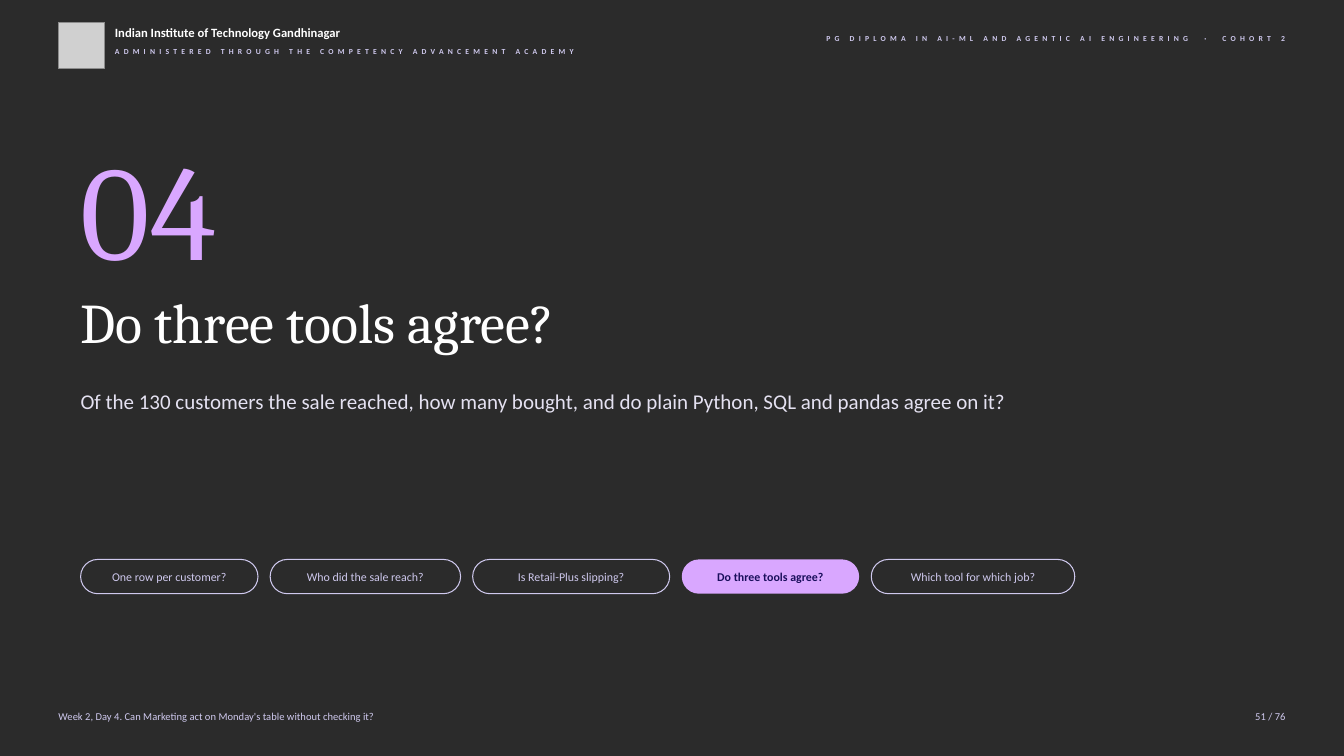
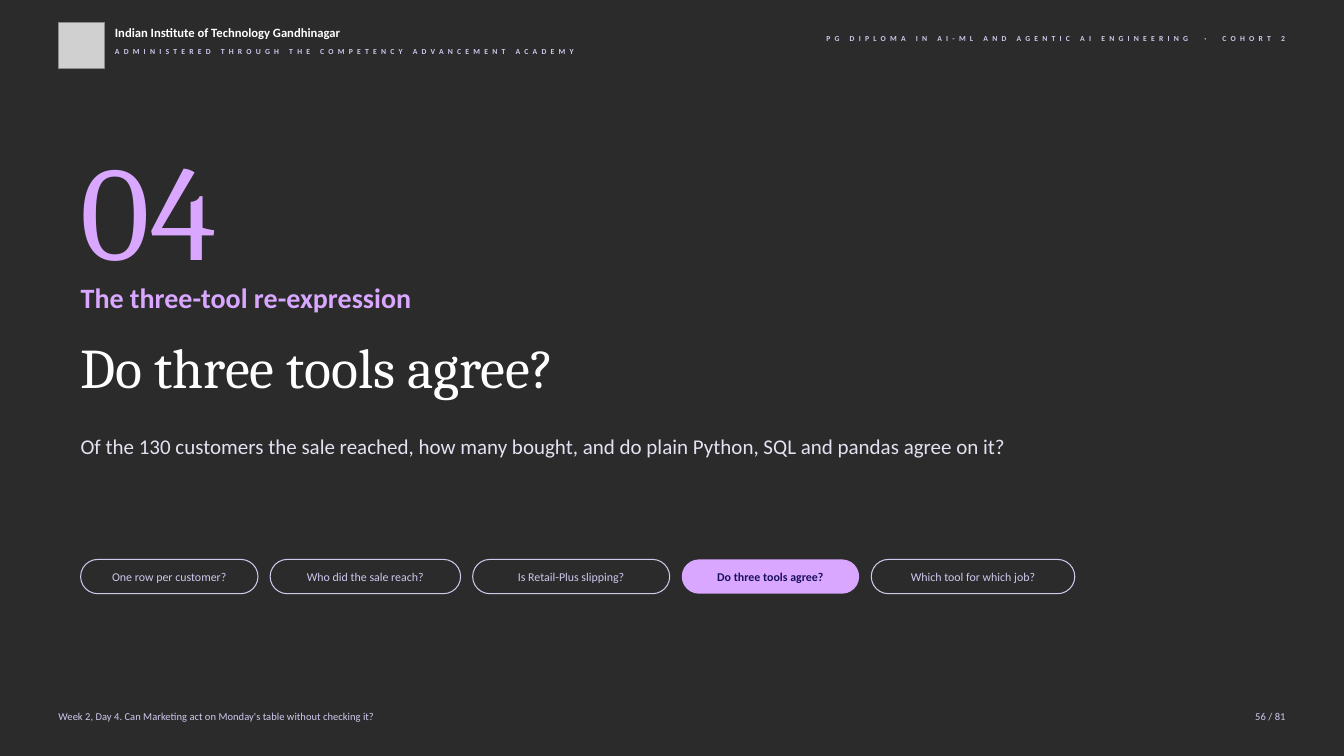
Before and after one commit to fde-academy-lab/c2-content-factory, a slide deck: slide 56 of content/W02/D4/slides/C2_W02_D04_half1_STUDENT.pptx (slide 51 before the commit). Drawn at 1344x756 pixels with LibreOffice and Linux fonts; fonts in the diff are those of the drawing; grey boxes stand for pictures; background and template pictures are left out; a plain dark background stands for a picture behind light text. Boxes give left, top, right and bottom in pixels: in the first picture for what was removed or moved away, otherwise in the second. Text is boxed around its words. In the diff, an @@ line names an element or a change of style, - is before the commit and + after.

```diff
--- a/content/W02/D4/slides/C2_W02_D04_half1_STUDENT.pptx
+++ b/content/W02/D4/slides/C2_W02_D04_half1_STUDENT.pptx
@@ text added at (x1=81, y1=288, x2=411, y2=313), 20 pt, text #D9A7FF, bold @@
+The three-tool re-expression
@@ text "Do three tools agree?" moved from (x1=81, y1=304, x2=554, y2=355) to (x1=81, y1=349, x2=554, y2=401) @@
@@ text "Of the 130 customers the ..." moved from (x1=81, y1=394, x2=1005, y2=413) to (x1=81, y1=439, x2=1005, y2=458) @@
@@ text at (x1=1255, y1=713, x2=1286, y2=720): text changed @@
-51 / 76
+56 / 81
```
Also in this commit, not shown: 75 other slides changed, 5 slides added, 3 other files.
